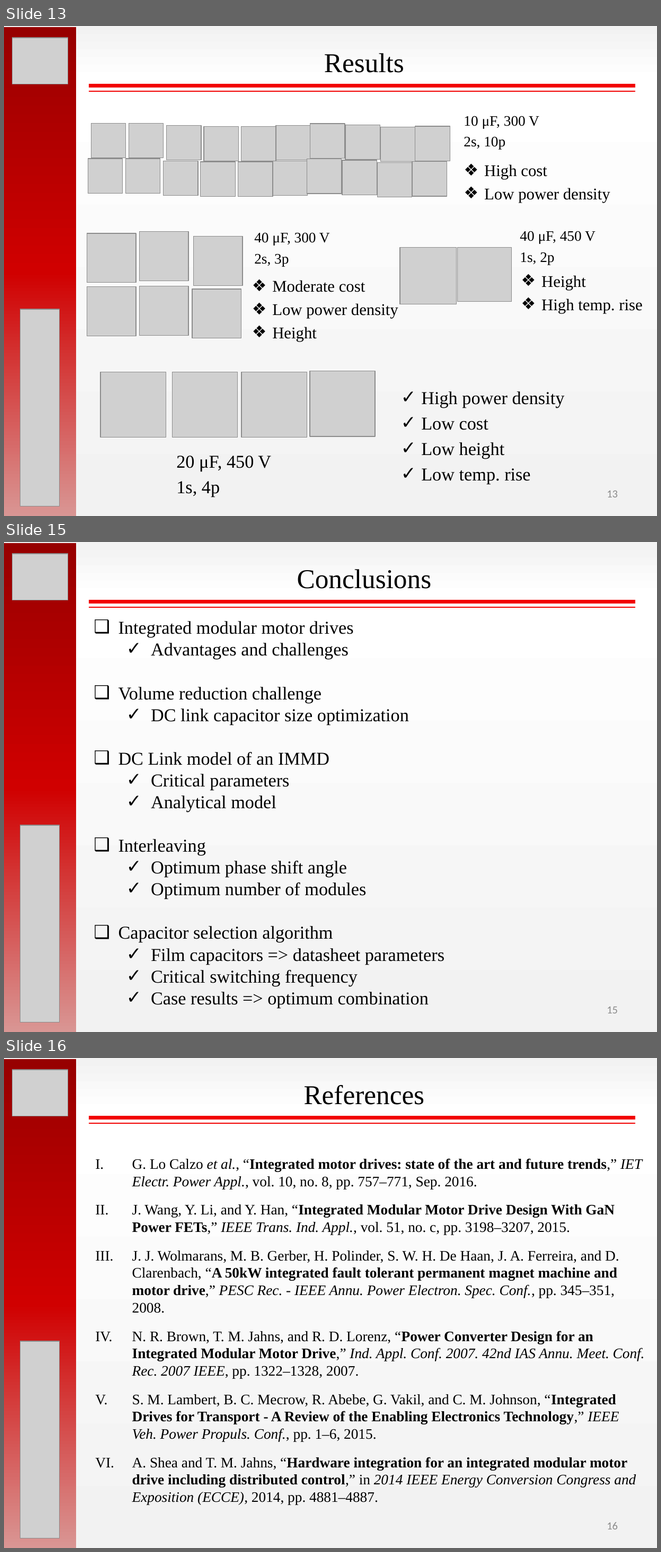
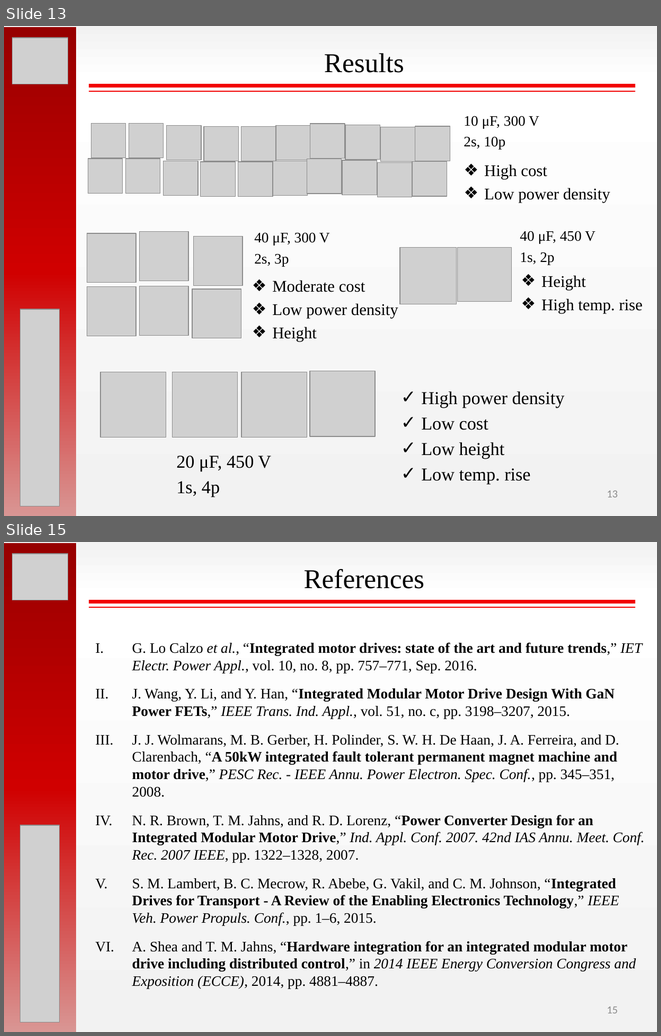
Before and after one commit to hakanpolat/IMMD, a slide deck: ISIE 2017/sunum/ISIE2017_OralPres_Mesut_Uğur.pptx. Shown one above the other, each under a label of ours: slides 13, 15 and 16 before the commit, slides 13 and 15 after it; the slides between them are not shown. The pictures are 661x1552 and 661x1036 pixels, drawn with LibreOffice and Linux fonts; fonts in the diff are those of the drawing; grey boxes stand for pictures. Boxes give left, top, right and bottom in pixels: in the first picture for what was removed or moved away, otherwise in the second. Text is boxed around its words. In the diff, an @@ line names an element or a change of style, - is before the commit and + after.

```diff
--- a/ISIE 2017/sunum/ISIE2017_OralPres_Mesut_Uğur.pptx
+++ b/ISIE 2017/sunum/ISIE2017_OralPres_Mesut_Uğur.pptx
@@ slide 15 removed at <box>4,542,657,1032</box>, background gradient #F2F2F2 to #FFFFFF @@
@@ rectangle removed at <box>4,543,77,1032</box> @@
@@ picture removed at <box>12,554,68,600</box> @@
@@ text removed at <box>297,569,432,589</box> @@
-Conclusions
@@ line removed from (89, 602) to (635, 602) @@
@@ line removed from (89, 607) to (635, 607) @@
@@ text removed at <box>118,621,444,1008</box> @@
-❑ Integrated modular motor drives
-  ✓ Advantages and challenges
-❑ Volume reduction challenge
-  ✓ DC link capacitor size optimization
-❑ DC Link model of an IMMD
-  ✓ Critical parameters
-  ✓ Analytical model
-❑ Interleaving
-  ✓ Optimum phase shift angle
-  ✓ Optimum number of modules
-❑ Capacitor selection algorithm
-  ✓ Film capacitors => datasheet parameters
-  ✓ Critical switching frequency
-  ✓ Case results => optimum combination
@@ picture removed at <box>20,824,60,1022</box> @@
@@ page number removed at <box>607,1006,618,1013</box> @@
-15
@@ what was slide 16 is now slide 15 @@
@@ page number at <box>607,1006,618,1013</box>: text changed @@
-16
+15
```
Also in this commit, not shown: 2 slides changed.
